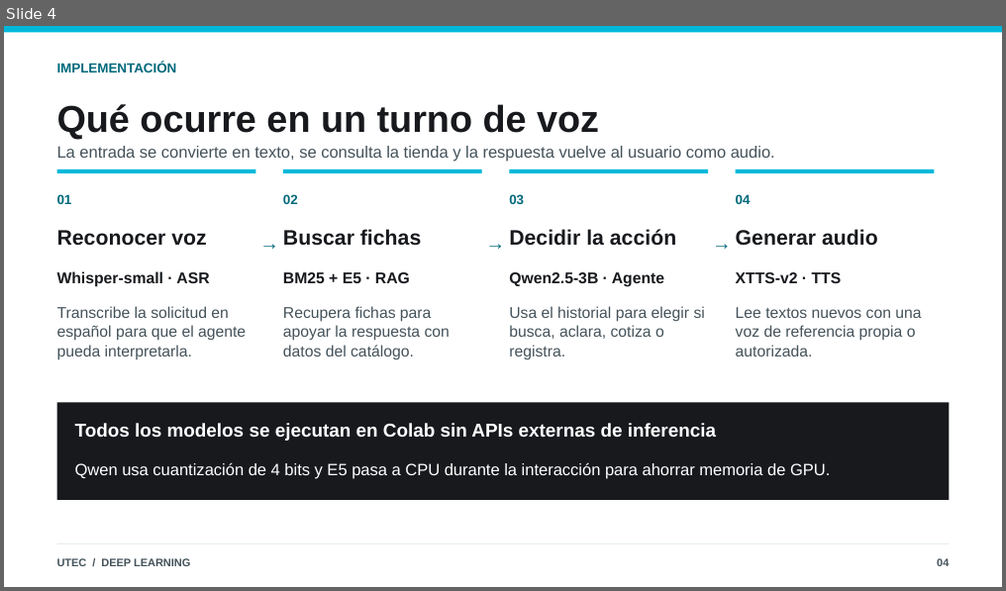
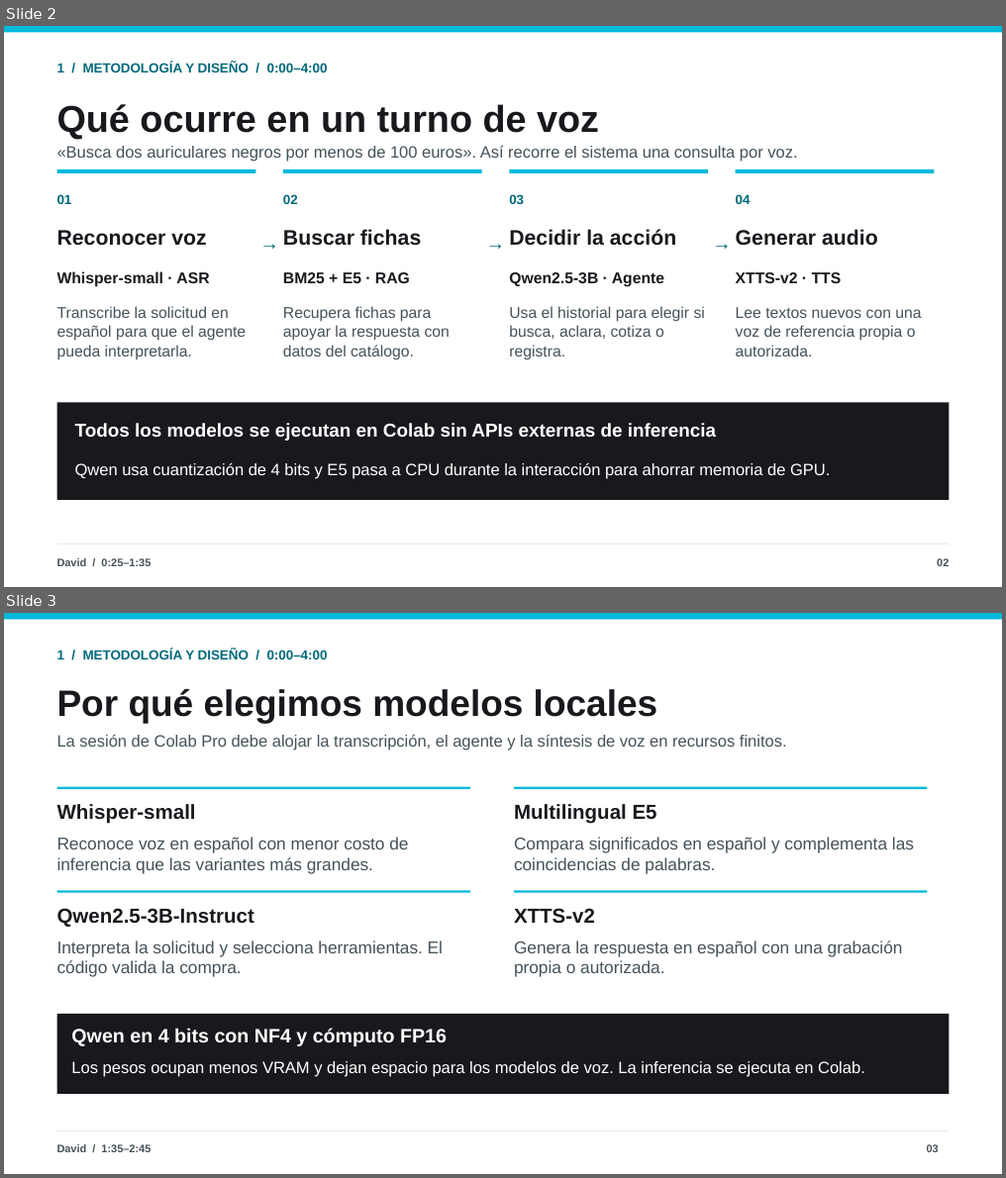
Before and after one commit to josenomberto/UTEC-CDIAV3-MCD8016, a slide deck: Proyecto 4/Presentación Laboratorio 4 - UTEC - con evidencias.pptx. Shown one above the other, each under a label of ours: slide 4 before the commit, slides 2 and 3 after it. The pictures are 1006x591 and 1006x1178 pixels, drawn with LibreOffice and Linux fonts; fonts in the diff are those of the drawing. Boxes give left, top, right and bottom in pixels: in the first picture for what was removed or moved away, otherwise in the second. Text is boxed around its words. In the diff, an @@ line names an element or a change of style, - is before the commit and + after.

```diff
--- a/Proyecto 4/Presentación Laboratorio 4 - UTEC - con evidencias.pptx
+++ b/Proyecto 4/Presentación Laboratorio 4 - UTEC - con evidencias.pptx
@@ slide 3 added at (4, 613, 1002, 1174), background #FFFFFF @@
@@ rectangle added at (4, 613, 1002, 619), fill #00B9DA @@
@@ text added at (57, 649, 328, 660), 12.8 pt, text #00697B, bold @@
+1 / METODOLOGÍA Y DISEÑO / 0:00–4:00
@@ text added at (57, 688, 658, 723), 35.2 pt, text #17191D, bold @@
+Por qué elegimos modelos locales
@@ text added at (57, 735, 787, 751), 15.8 pt, text #44525A @@
+La sesión de Colab Pro debe alojar la transcripción, el agente y la síntesis de voz en recursos finitos.
@@ rectangle added at (57, 786, 470, 789), fill #00B9DA @@
@@ rectangle added at (514, 786, 927, 789), fill #00B9DA @@
@@ text added at (57, 804, 196, 824), 19.5 pt, text #17191D, bold @@
+Whisper-small
@@ text added at (514, 804, 657, 824), 19.5 pt, text #17191D, bold @@
+Multilingual E5
@@ text added at (57, 837, 408, 873), 16.5 pt, text #44525A @@
+Reconoce voz en español con menor costo de inferencia que las variantes más grandes.
@@ text added at (514, 837, 914, 873), 16.5 pt, text #44525A @@
+Compara significados en español y complementa las coincidencias de palabras.
@@ rectangle added at (57, 891, 470, 893), fill #00B9DA @@
@@ text added at (57, 908, 254, 927), 19.5 pt, text #17191D, bold @@
+Qwen2.5-3B-Instruct
@@ rectangle added at (514, 891, 927, 893), fill #00B9DA @@
@@ text added at (514, 908, 595, 924), 19.5 pt, text #17191D, bold @@
+XTTS-v2
@@ text added at (57, 941, 443, 977), 16.5 pt, text #44525A @@
+Interpreta la solicitud y selecciona herramientas. El código valida la compra.
@@ text added at (514, 941, 903, 977), 16.5 pt, text #44525A @@
+Genera la respuesta en español con una grabación propia o autorizada.
@@ rectangle added at (57, 1014, 949, 1093), fill #17191D @@
@@ text added at (71, 1028, 447, 1047), 18.8 pt, text #FFFFFF, bold @@
+Qwen en 4 bits con NF4 y cómputo FP16
@@ text added at (71, 1061, 865, 1077), 15.8 pt, text #FFFFFF @@
+Los pesos ocupan menos VRAM y dejan espacio para los modelos de voz. La inferencia se ejecuta en Colab.
@@ rectangle added at (57, 1131, 949, 1132), fill #D9E5E9 @@
@@ text added at (57, 1145, 151, 1153), 10.5 pt, text #44525A, bold @@
+David / 1:35–2:45
@@ text added at (927, 1145, 939, 1153), 10.5 pt, text #44525A, bold @@
+03
@@ what was slide 4 is now slide 2 @@
@@ slide 2 changed as well @@
@@ text at (57, 63, 328, 73): text changed @@
-IMPLEMENTACIÓN
+1 / METODOLOGÍA Y DISEÑO / 0:00–4:00
@@ text at (57, 146, 797, 162): text changed @@
-La entrada se convierte en texto, se consulta la tienda y la respuesta vuelve al usuario como audio.
+«Busca dos auriculares negros por menos de 100 euros». Así recorre el sistema una consulta por voz.
@@ text at (57, 559, 151, 567): text changed @@
-UTEC / DEEP LEARNING
+David / 0:25–1:35
@@ text at (937, 559, 948, 567): text changed @@
-04
+02
```
Also in this commit, not shown: 6 other slides changed, 6 other slides added, 5 slides removed, 1 other file.
